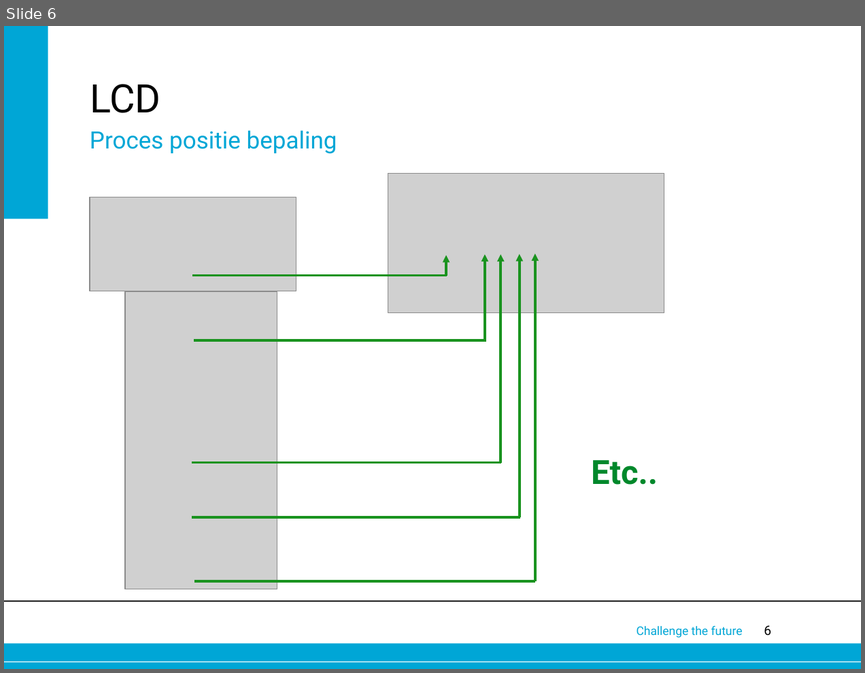
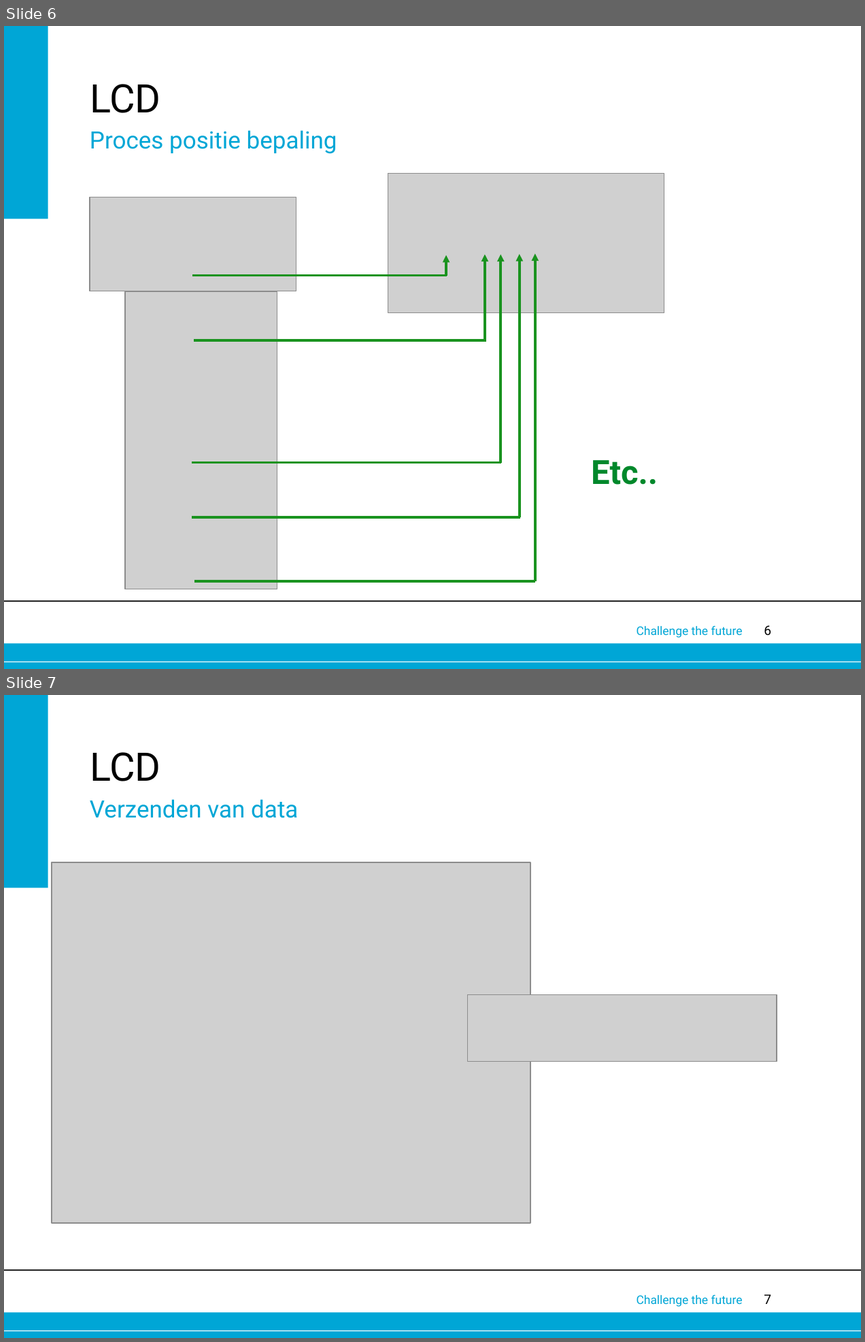
Before and after one commit to Alex-Oudsen/EPO-3, a slide deck: Presentatie/LCD (TU layout).pptx. Shown one above the other, each under a label of ours: slide 6 before the commit, slides 6 and 7 after it. The pictures are 865x673 and 865x1342 pixels, drawn with LibreOffice and Linux fonts; fonts in the diff are those of the drawing; grey boxes stand for pictures; background and template pictures are left out. Boxes give left, top, right and bottom in pixels: in the first picture for what was removed or moved away, otherwise in the second. Text is boxed around its words. In the diff, an @@ line names an element or a change of style, - is before the commit and + after.

Commit message:
LCD stukje toegevoegd

```diff
--- a/Presentatie/LCD (TU layout).pptx
+++ b/Presentatie/LCD (TU layout).pptx
@@ slide 7 added at <box>4,695,861,1338</box>, background #FFFFFF; not listed: 6 template elements that a slide beside it also shows @@
@@ text added at <box>90,752,161,781</box>, 33 pt, text #000000 @@
+LCD
@@ text added at <box>90,799,298,818</box>, 20 pt, text #00A6D6 @@
+Verzenden van data
@@ picture added at <box>52,862,531,1223</box> @@
@@ picture added at <box>468,995,777,1061</box> @@
```
